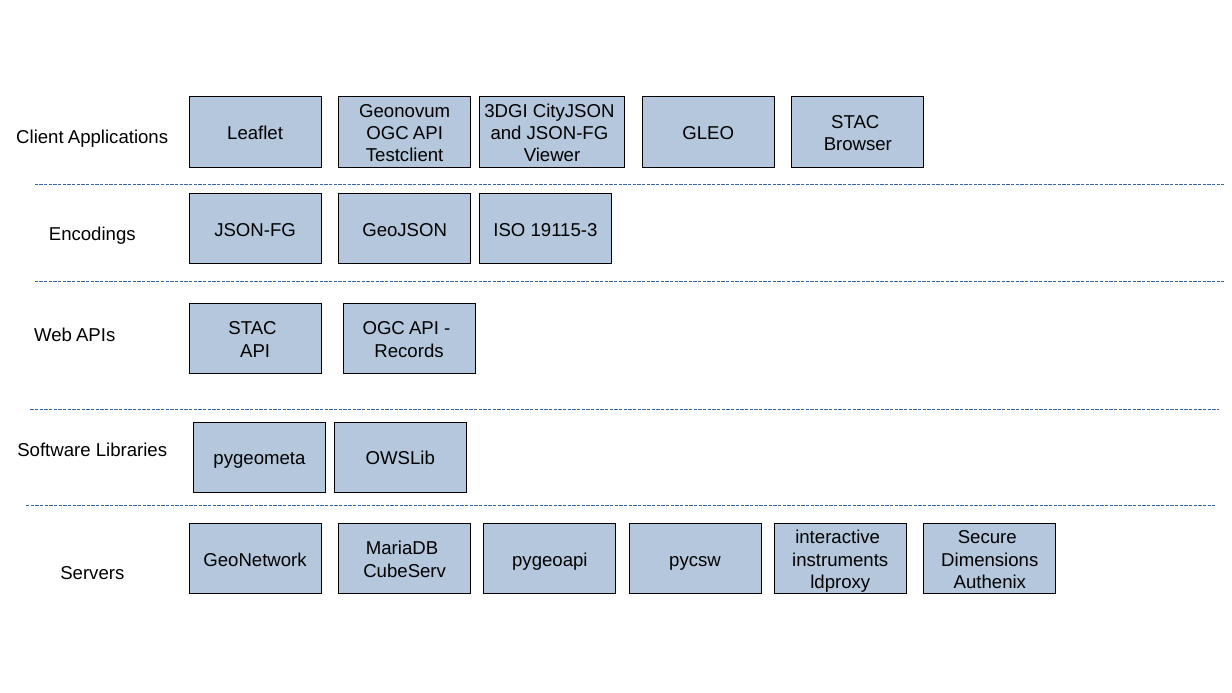
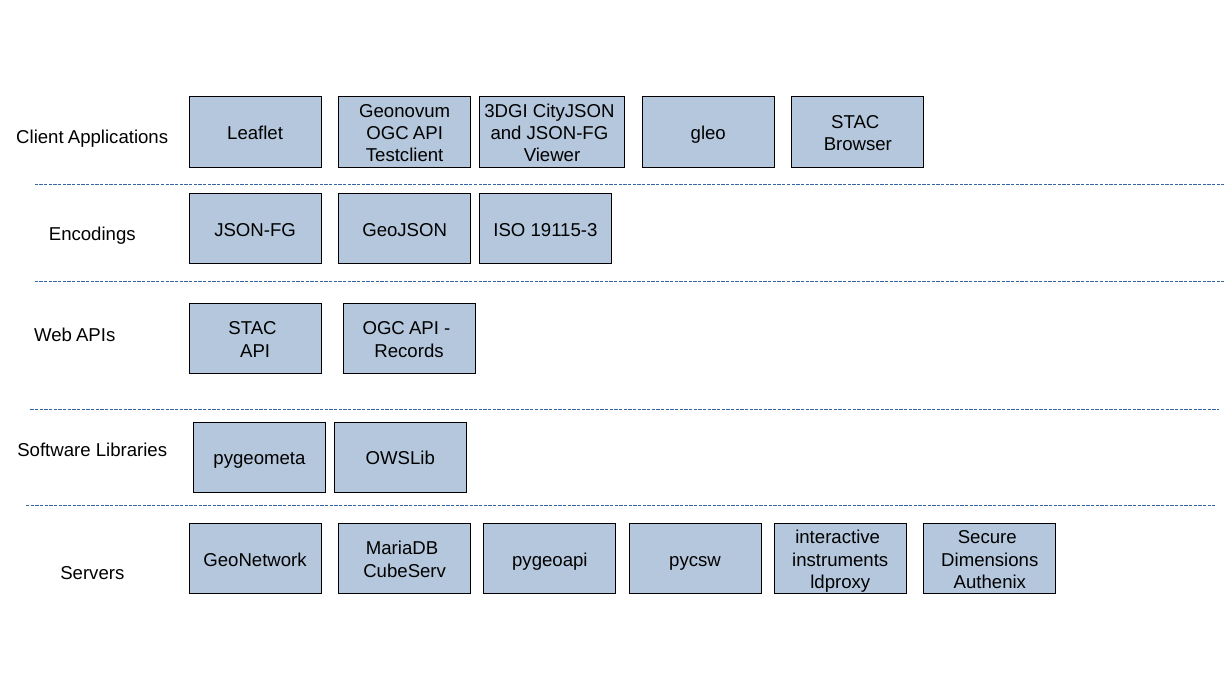
Before and after one commit to opengeospatial/developer-events, a slide deck: slide 1 of 2022/Metadata-Code-Sprint/engineering-report/images/Figures.odp. Drawn at 1232x693 pixels with LibreOffice and Linux fonts; fonts in the diff are those of the drawing. Boxes give left, top, right and bottom in pixels: in the first picture for what was removed or moved away, otherwise in the second. Text is boxed around its words. In the diff, an @@ line names an element or a change of style, - is before the commit and + after.

Commit message:
added gleo

```diff
--- a/2022/Metadata-Code-Sprint/engineering-report/images/Figures.odp
+++ b/2022/Metadata-Code-Sprint/engineering-report/images/Figures.odp
@@ text in rectangle at box(691, 125, 726, 143): text changed @@
-GLEO
+gleo
```
Also in this commit, not shown: 15 other files.
